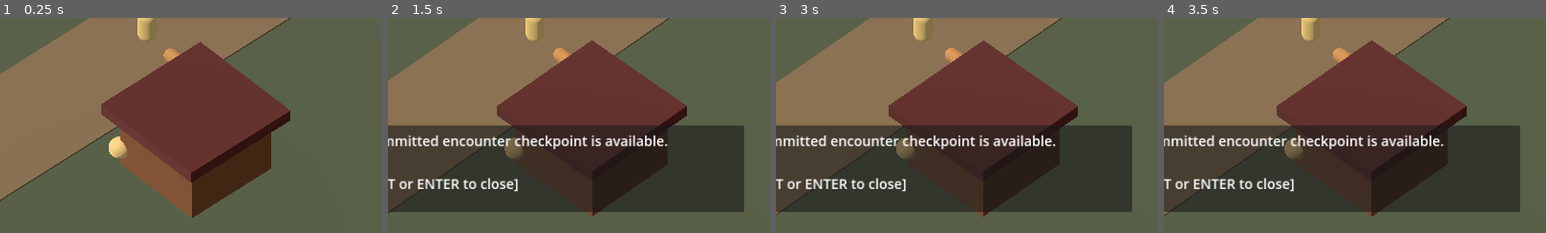
Above: before the commit, frames 1-4 (left to right).
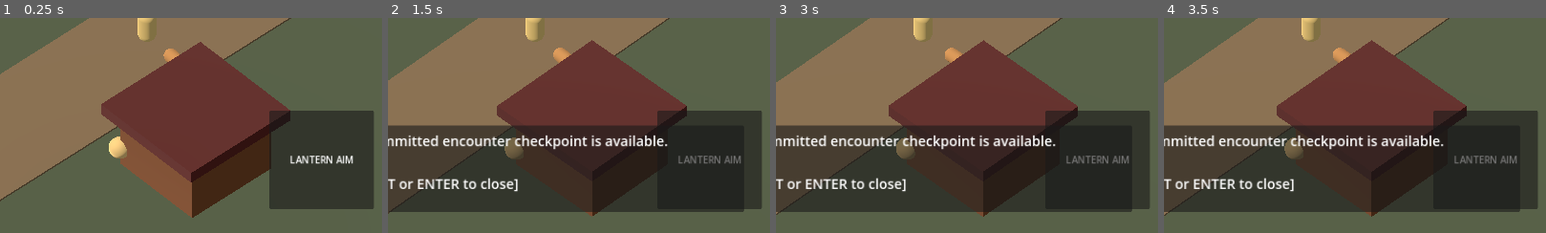
Above: after the commit, the same moments.

Repository: LokiJ07/Tabi-tabi
Game: Godot game, scene res://scenes/main.tscn
Two runs of this game, one before a commit and one after it. Both use one fixed random seed, a clock stepped at 60 frames per second and the inputs below.
Inputs:
- Up to frame 1 (0.25 s): no input
- Up to frame 2 (1.5 s): click "RETRY" at 0.5 s; click "RETRY" at 1.25 s
- Up to frame 3 (3 s): click "RETRY" at 2 s; click "◀" at 2.75 s
- Up to frame 4 (3.5 s): no input
The pictures show only the part of the screen within x 31-81%, y 50-100%; the shares and areas given below are measured in that part.

The runs differ from the first frame. In frame 1, 12% of the frame differs, in the area x 70-98%, y 43-89%; in frame 2, 3.7%; in frame 3, 3.7%; in frame 4, 3.7%.

Commit message:
feat: independent draggable right-thumb lantern aim pad

Diff:
--- a/scripts/main.gd
+++ b/scripts/main.gd
@@ -3,6 +3,7 @@
 ## All primitive geometry is temporary and must be replaced by approved art.
 
 const NightModel = preload("res://scripts/narrative/night01_state.gd")
+const AimPad = preload("res://scripts/ui/aim_pad.gd")
 const SaveService = preload("res://scripts/core/save_service.gd")
 const PLAYER_SPEED := 4.2
 const COLORS := {
@@ -26,6 +27,7 @@
 var dialogue_text: Label
 var touch_axes := Vector2.ZERO
 var focus_held := false
+var manual_aim := Vector2.ZERO
 var light_alarm := 0.0
 var lamp_heading := Vector3.FORWARD
 var alarm_label: Label
@@ -69,12 +71,9 @@
 		player.rotation.y = atan2(desired.x, desired.z)
 		if not focus_held:
 			lamp_heading = desired
-	# Focus remains independent from movement while held.
-	if focus_held:
-		var target := santelmo.global_position if santelmo != null and is_night else player.global_position + lamp_heading * 7.0
-		lamp_heading = (target - player.global_position) * Vector3(1, 0, 1)
-		if lamp_heading.length() > 0.1:
-			lamp_heading = lamp_heading.normalized()
+	# Manual right-thumb stick direction is independent from walking.
+	if focus_held and manual_aim.length() > 0.15:
+		lamp_heading = (right * manual_aim.x + forward * -manual_aim.y).normalized()
 	if lamp_heading.length() > 0.1:
 		lantern.global_rotation.y = atan2(-lamp_heading.x, -lamp_heading.z)
 	# A simple follow/stop behavior for the prototype. Navigation is a later gate.
@@ -282,6 +281,18 @@
 	_make_button(root, "▶", Vector2(170, 575), Vector2(70, 65), func(): _set_button_axis("right", true), func(): _set_button_axis("right", false))
 	_make_button(root, "▲", Vector2(95, 505), Vector2(70, 65), func(): _set_button_axis("up", true), func(): _set_button_axis("up", false))
 	_make_button(root, "▼", Vector2(95, 645), Vector2(70, 65), func(): _set_button_axis("down", true), func(): _set_button_axis("down", false))
+	var aim_pad := AimPad.new()
+	aim_pad.anchor_left = 1.0
+	aim_pad.anchor_right = 1.0
+	aim_pad.anchor_top = 1.0
+	aim_pad.anchor_bottom = 1.0
+	aim_pad.offset_left = -435
+	aim_pad.offset_right = -260
+	aim_pad.offset_top = -205
+	aim_pad.offset_bottom = -40
+	aim_pad.aim_changed.connect(_on_aim_changed)
+	aim_pad.aim_released.connect(_on_aim_released)
+	root.add_child(aim_pad)
 	_make_button(root, "FOCUS", Vector2(1050, 490), Vector2(180, 60), func(): _set_focus(true), func(): _set_focus(false))
 	_make_button(root, "INTERACT", Vector2(1050, 565), Vector2(180, 60), _interact, func(): pass)
 	_make_button(root, "DAY / NIGHT", Vector2(1050, 640), Vector2(180, 56), _toggle_night, func(): pass)
@@ -349,6 +360,18 @@
 
 func _set_focus(active: bool) -> void:
 	focus_held = active
+	if not active:
+		manual_aim = Vector2.ZERO
+
+
+func _on_aim_changed(value: Vector2) -> void:
+	manual_aim = value
+	focus_held = true
+
+
+func _on_aim_released() -> void:
+	manual_aim = Vector2.ZERO
+	focus_held = false
 
 
 func _update_santelmo_reaction(delta: float) -> void:
--- /dev/null
+++ b/scripts/ui/aim_pad.gd
@@ -0,0 +1,57 @@
+extends Control
+## Directional touch aim pad; never steers the player's movement.
+signal aim_changed(direction: Vector2)
+signal aim_released
+
+var active_pointer := -1
+var using_mouse := false
+
+
+func _ready() -> void:
+	mouse_filter = Control.MOUSE_FILTER_STOP
+	var bg := Panel.new()
+	bg.set_anchors_and_offsets_preset(Control.PRESET_FULL_RECT)
+	bg.mouse_filter = Control.MOUSE_FILTER_IGNORE
+	add_child(bg)
+	var title := Label.new()
+	title.text = "LANTERN AIM"
+	title.horizontal_alignment = HORIZONTAL_ALIGNMENT_CENTER
+	title.vertical_alignment = VERTICAL_ALIGNMENT_CENTER
+	title.set_anchors_and_offsets_preset(Control.PRESET_FULL_RECT)
+	title.mouse_filter = Control.MOUSE_FILTER_IGNORE
+	add_child(title)
+
+
+func _gui_input(event: InputEvent) -> void:
+	if event is InputEventScreenTouch:
+		if event.pressed and active_pointer == -1:
+			active_pointer = event.index
+			_send_aim(event.position)
+			accept_event()
+		elif not event.pressed and event.index == active_pointer:
+			active_pointer = -1
+			aim_released.emit()
+			accept_event()
+	elif event is InputEventScreenDrag and event.index == active_pointer:
+		_send_aim(event.position)
+		accept_event()
+	elif event is InputEventMouseButton and event.button_index == MOUSE_BUTTON_LEFT:
+		using_mouse = event.pressed
+		if using_mouse:
+			_send_aim(event.position)
+		else:
+			aim_released.emit()
+		accept_event()
+	elif event is InputEventMouseMotion and using_mouse:
+		_send_aim(event.position)
+		accept_event()
+
+
+func _send_aim(local: Vector2) -> void:
+	var half := size * 0.5
+	if half.x < 1 or half.y < 1:
+		return
+	var direction := ((local - half) / half).limit_length()
+	if direction.length() < 0.12:
+		return
+	aim_changed.emit(direction)
Not shown, added: docs/G1_MANUAL_AIM.md
